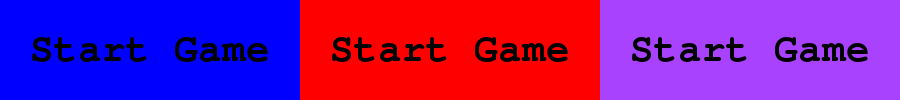
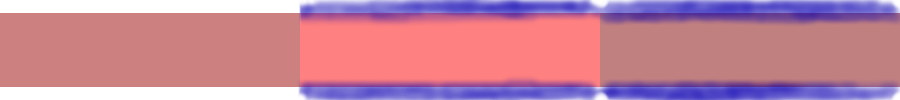
Before/after of a (900, 100) layered artwork. What changed in the layer stack:
removed layer "Start Game #2" over [632, 37, 868, 62]
removed layer "Start Game #1" over [332, 37, 568, 62]
removed layer "Start Game" over [32, 37, 268, 62]
painted on "startGameReg_click" over [590, 0, 900, 100]
painted on "startGameReg_hover" over [296, 0, 893, 100]
painted on "startGameReg" over [0, 0, 300, 100]
painted on "Background" over [0, 0, 900, 100]
